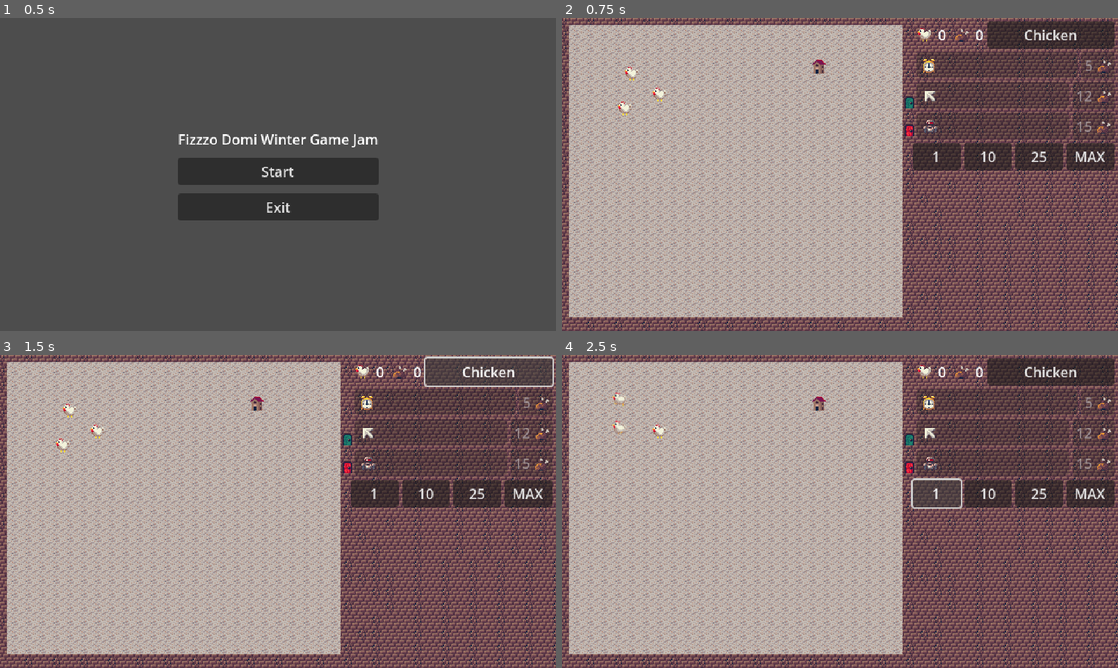
Above: before the commit, frames 1-4 (two rows, left to right).
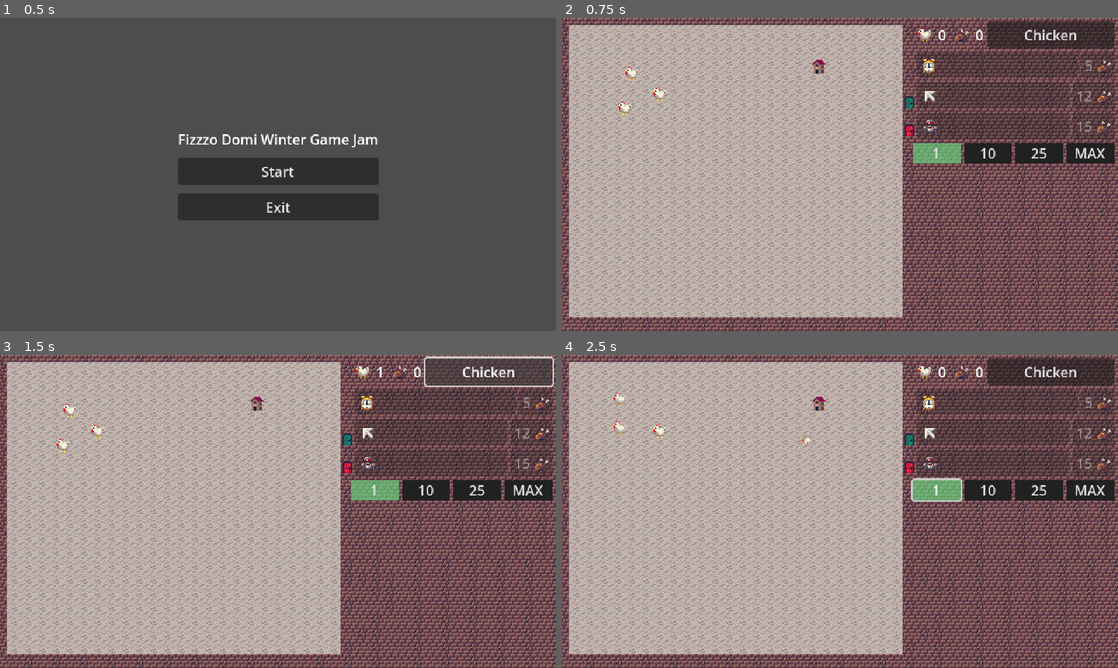
Above: after the commit, the same moments.

Repository: hostdos/WGJ25
Game: Godot game, scene res://scenes/main_menu.tscn
The game is run twice, just before and just after one commit, with the same random seed, the same clock (stepped at 60 frames per second) and the same inputs.
Inputs:
- Up to frame 1 (0.5 s): no input
- Up to frame 2 (0.75 s): click "Start" at 0.5 s
- Up to frame 3 (1.5 s): click "Chicken" at 1.25 s
- Up to frame 4 (2.5 s): click "1" at 2 s

Frame 1 is identical in both runs. In frame 2, 2.6% of the frame differs, in the area x 63-100%, y 40-49%; in frame 3, 2.6%; in frame 4, 2.7%, in the area x 43-100%, y 25-50%.
Error before the commit: Parse Error: Identifier "_send_robot" not declared in the current scope. (res://scenes/ui/game_ui.gd:12)

Commit message:
adding sounds of all types

Diff:
--- a/toy-box-25/default_bus_layout.tres
+++ b/toy-box-25/default_bus_layout.tres
@@ -11,5 +11,5 @@
 bus/2/solo = false
 bus/2/mute = false
 bus/2/bypass_fx = false
-bus/2/volume_db = -5.7748113
+bus/2/volume_db = -6.089478
 bus/2/send = &"Master"
--- a/toy-box-25/scenes/chicken/base_chicken.gd
+++ b/toy-box-25/scenes/chicken/base_chicken.gd
@@ -28,6 +28,7 @@
 func cook_him():
 	if %StateMachine.current_state == %Cooked:
 		GameManager.amount_poulet += 1
+		SfxMusicPlayer.play_sound(SfxMusicPlayer.SoundType.POULET_PICKUP)
 		self.queue_free()
 	if %StateMachine.current_state != %Cooked:
 		%StateMachine.change_state("Cooked")
--- a/toy-box-25/scenes/chicken/cooked.gd
+++ b/toy-box-25/scenes/chicken/cooked.gd
@@ -4,6 +4,7 @@
 	print("he cooked")
 	chicken.velocity = Vector2.ZERO
 	%ChickenAnimation.play("Cooked") # Or "idle" if you have it
+	SfxMusicPlayer.play_sound(SfxMusicPlayer.SoundType.CHICKEN_COOKED, SfxMusicPlayer.RandomizeStrength.EXTREME)
 	%ChickenAnimationPlayer.play("RESET")
 	#%ChickenAnimationPlayer.play("Cooked")
 	%ChickenAnimation.frame = 1 # Stand on specific frame
--- a/toy-box-25/scenes/chicken/launch.gd
+++ b/toy-box-25/scenes/chicken/launch.gd
@@ -8,6 +8,7 @@
 func enter():
 	%ChickenAnimationPlayer.play("Spawn")
 	%ChickenAnimation.play("Launch")
+	SfxMusicPlayer.play_sound(SfxMusicPlayer.SoundType.CHICKEN_SPAWN)
 
 func update(delta: float):
 	# 1. Apply Velocity
--- a/toy-box-25/scenes/chicken/panic.gd
+++ b/toy-box-25/scenes/chicken/panic.gd
@@ -14,6 +14,7 @@
 func enter():
 	if %PanicTimer.is_stopped():
 		%ChickenAnimation.play("Panic") # Or "idle" if you have it
+		SfxMusicPlayer.play_sound(SfxMusicPlayer.SoundType.CHICKEN_PANIC)
 		move_dir = Vector2(randf_range(-1,1), randf_range(-1,1)).normalized()
 		walk_timer = randf_range(panic_duration.x, panic_duration.y)
 		%PanicTimer.start()
--- a/toy-box-25/scenes/music/sfx_music_player.gd
+++ b/toy-box-25/scenes/music/sfx_music_player.gd
@@ -2,11 +2,50 @@
 
 enum SoundType {
 	BUTTON_CLICK,
+	CHICKEN_COOKED,
+	CHICKEN_SPAWN,
+	CHICKEN_PANIC,
+	POULET_PICKUP,
+	ROBOT_SEND,
+	MOUSE_SEND
 }
 
-func play_sound(sound_type: SoundType):
+enum RandomizeStrength {
+	NONE,
+	BASIC,
+	HEAVY,
+	EXTREME
+}
+
+var min_pitch = 0.9
+var max_pitch = 1.1
+var default_volume = 0.0
+
+func play_sound(sound_type: SoundType, randomize: RandomizeStrength = RandomizeStrength.BASIC):
+	volume_db = default_volume
 	match sound_type:
 		SoundType.BUTTON_CLICK:
 			stream = load("res://assets/sound_music/sfxpack/sfxpack_8.wav")
+		SoundType.CHICKEN_COOKED:
+			stream = load("res://assets/sound_music/sfxpack/sfxpack_44.wav")
+		SoundType.CHICKEN_SPAWN:
+			volume_db -= 10.0
+			stream = load("res://assets/sound_music/sfxpack/sfxpack_63.wav")
+		SoundType.CHICKEN_PANIC:
+			volume_db -= 8.0
+			stream = load("res://assets/sound_music/sfxpack/sfxpack_52.wav")
+		SoundType.POULET_PICKUP:
+			volume_db -= 8.0
+			stream = load("res://assets/sound_music/sfxpack/sfxpack_61.wav")
 	if stream != null:
+		match randomize:
+			RandomizeStrength.NONE:
+				pitch_scale = 1
+			RandomizeStrength.BASIC:
+				pitch_scale = randf_range(min_pitch, max_pitch)
+			RandomizeStrength.HEAVY:
+				pitch_scale = randf_range((min_pitch * min_pitch), (max_pitch * max_pitch))
+			RandomizeStrength.EXTREME:
+				pitch_scale = randf_range((min_pitch * min_pitch * min_pitch), (max_pitch * max_pitch * max_pitch))
+		print(volume_db)
 		play()
--- a/toy-box-25/scenes/ui/game_ui.gd
+++ b/toy-box-25/scenes/ui/game_ui.gd
@@ -18,6 +18,9 @@
 
 func _update_poulet_amount(_new_poulets: int):
 	%AmountPoulets.text = str(GameManager.amount_poulet)
+
+func _send_robot():
+	pass
 
 func _add_chicken():
 	GameManager.amount_chickens += 1
--- a/toy-box-25/scenes/ui/game_ui.tscn
+++ b/toy-box-25/scenes/ui/game_ui.tscn
@@ -104,6 +104,7 @@
 base_interval = 0
 
 [node name="RobotIdleUpgrade" parent="MarginContainer/VBoxContainer" instance=ExtResource("4_fct72")]
+unique_name_in_owner = true
 layout_mode = 2
 sprite_upgrade = ExtResource("9_fftnl")
 sprite_spending_currency = ExtResource("10_bxde6")
Not shown: 1 places in toy-box-25/default_bus_layout.tres that only renumber resources
Not shown: 1 places in toy-box-25/scenes/base_chicken.tscn that only renumber resources
